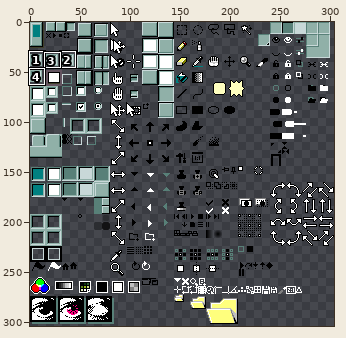
Two states of a sprite sheet, Aseprite 95/eggplant/sheet.png. The picture above shows the old version from afar; the outline marks the close-up.
Close-up. Earlier state:
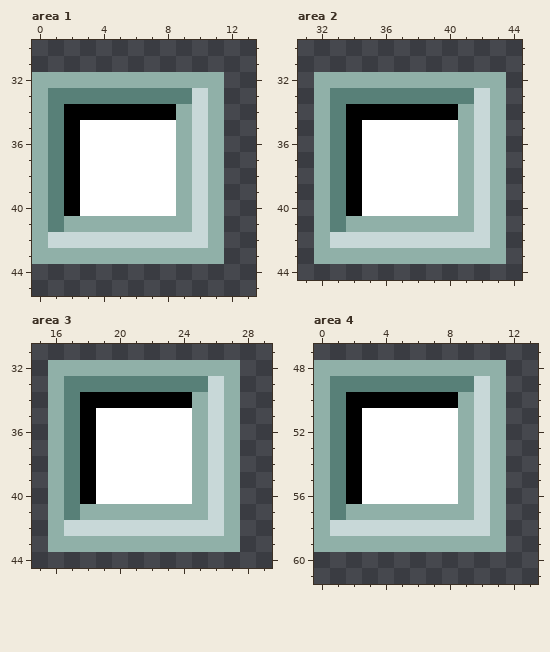
The file is 304x304 pixels. Pixels under 10% opacity are left out. Colours within 5 levels of each other are drawn and written as one. Shown: area 1: x 0..13, y 30..45; area 2: x 31..44, y 30..44; area 3: x 15..29, y 31..44; area 4: x 0..13, y 47..61. The commit also changed other parts of the picture, which this record leaves out.
Now the later version:
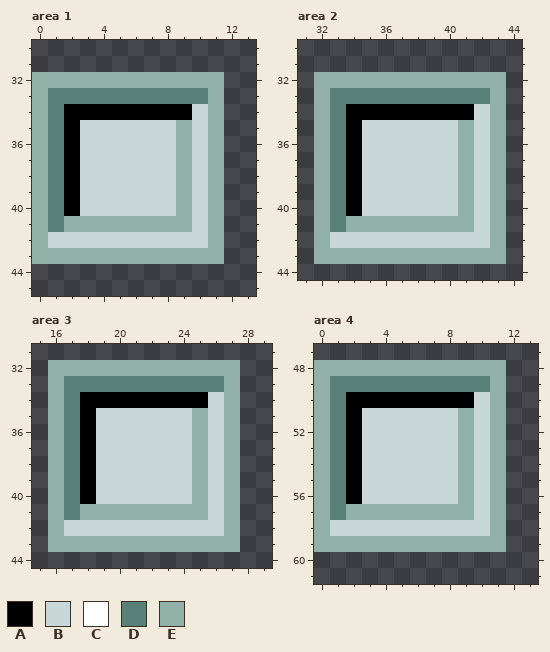
Palette (. is transparent): A #000000  B #c8d8d8  C #ffffff  D #588078  E #90b0a8
Difference:
Area 1:
y 33: x 10 B -> D
y 34: x 9 E -> A
y 35..40: x 3..8 CCCCCC -> BBBBBB
Area 2:
y 33: x 42 B -> D
y 34: x 41 E -> A
y 35..40: x 35..40 CCCCCC -> BBBBBB
Area 3:
y 33: x 26 B -> D
y 34: x 25 E -> A
y 35..40: x 19..24 CCCCCC -> BBBBBB
Area 4:
y 49: x 10 B -> D
y 50: x 9 E -> A
y 51..56: x 3..8 CCCCCC -> BBBBBB
